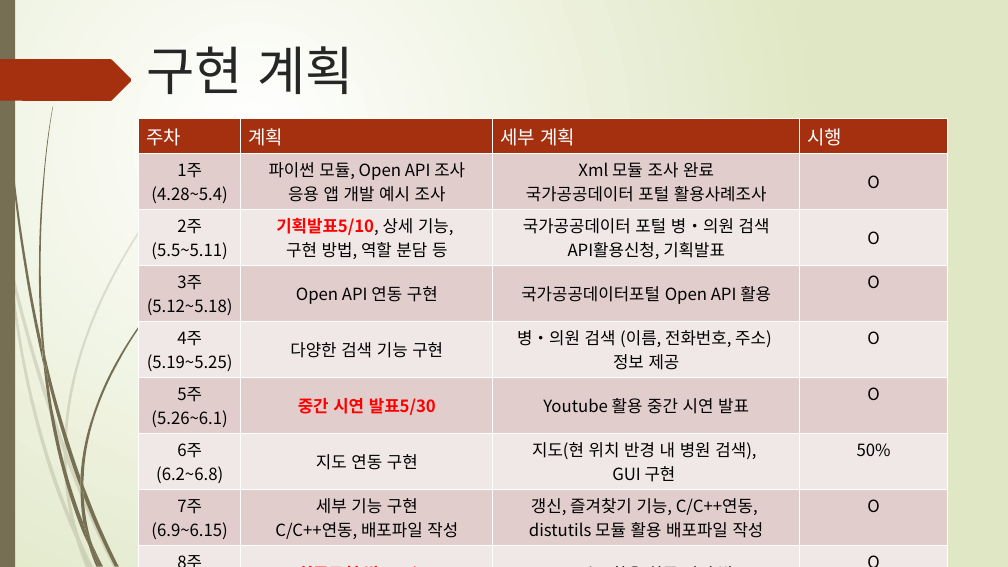
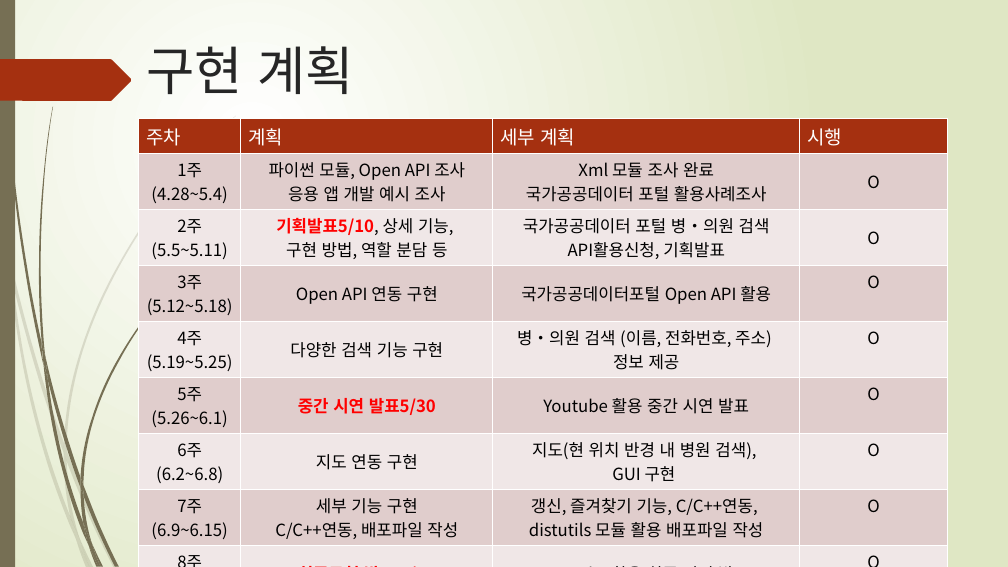
Before and after one commit to wowekt/Scripts-Language, a slide deck: slide 2 of 최종 발표 자료/스크립트 텀프로젝트 최종발표 - 2011181023 손지훈 2011181030 양재혁.pptx. Drawn at 1008x567 pixels with LibreOffice and Linux fonts; fonts in the diff are those of the drawing. Boxes give left, top, right and bottom in pixels: in the first picture for what was removed or moved away, otherwise in the second. Text is boxed around its words. In the diff, an @@ line names an element or a change of style, - is before the commit and + after.

Commit message:
최종 발표 자료
스크립트 언어 최종 발표

```diff
--- a/최종 발표 자료/스크립트 텀프로젝트 최종발표 - 2011181023 손지훈 2011181030 양재혁.pptx
+++ b/최종 발표 자료/스크립트 텀프로젝트 최종발표 - 2011181023 손지훈 2011181030 양재혁.pptx
@@ table at [138, 119, 948, 543] @@
-row 7, column 4: 50%
+row 7, column 4: O
```
